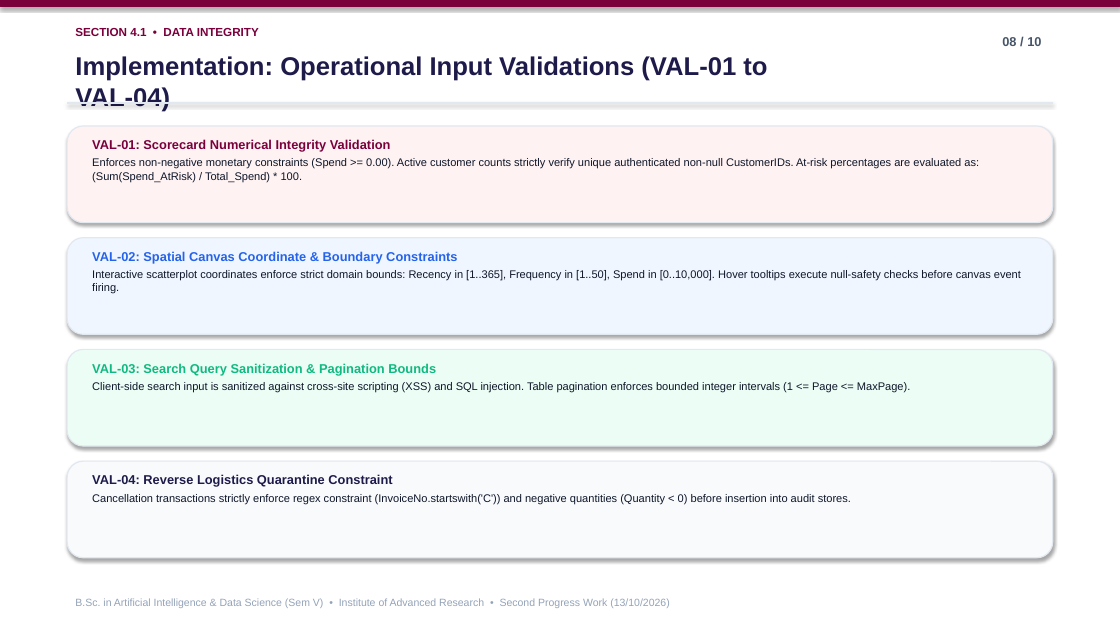
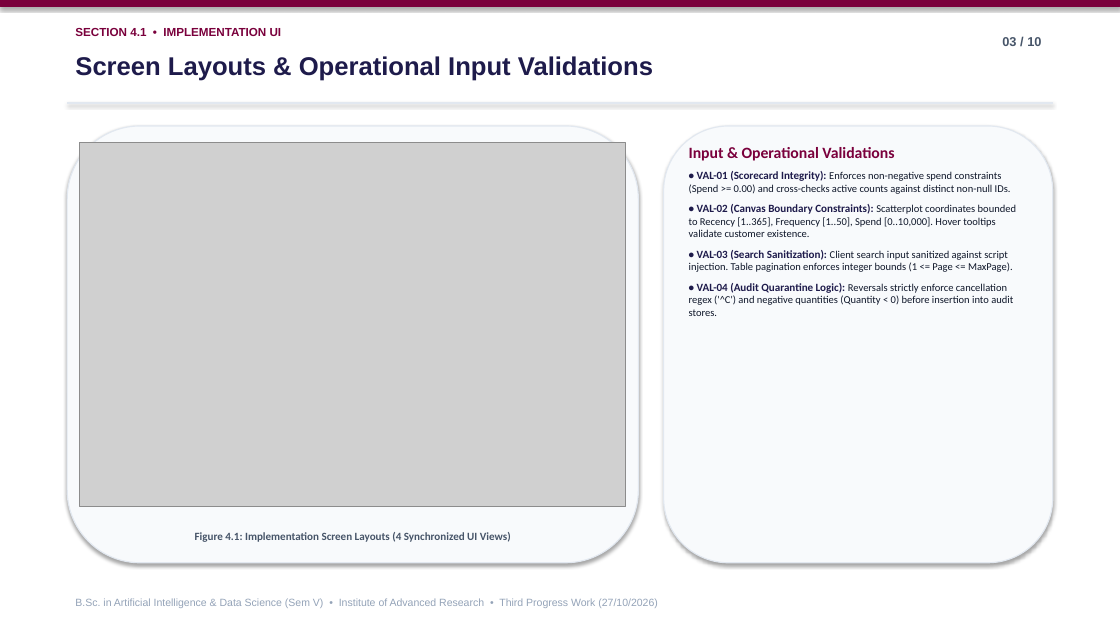
Before and after one commit to Deep-k-coder/ecommerce-rfm-analytics, a slide deck: slide 3 of Deep_Koshiya_ProjectPresentation.pptx (slide 8 before the commit). Drawn at 1120x630 pixels with LibreOffice and Linux fonts; fonts in the diff are those of the drawing; grey boxes stand for pictures. Boxes give left, top, right and bottom in pixels: in the first picture for what was removed or moved away, otherwise in the second. Text is boxed around its words. In the diff, an @@ line names an element or a change of style, - is before the commit and + after.

Commit message:
feat(phase3): deliver complete Third Progress Work (27/10/2026 - 10 Marks) report and presentation

```diff
--- a/Deep_Koshiya_ProjectPresentation.pptx
+++ b/Deep_Koshiya_ProjectPresentation.pptx
@@ text at bbox=[75, 28, 282, 36]: text changed @@
-SECTION 4.1 • DATA INTEGRITY
+SECTION 4.1 • IMPLEMENTATION UI
@@ text at bbox=[75, 56, 653, 81]: text changed @@
-Implementation: Operational Input Validations (VAL-01 to VAL-04)
+Screen Layouts & Operational Input Validations
@@ rounded rectangle: place and size @@
-rounded rectangle at bbox=[67, 126, 1053, 223]
+rounded rectangle at bbox=[67, 126, 639, 563]
@@ rounded rectangle at bbox=[67, 126, 639, 563]: fill #FEF2F2 to #F8FAFC @@
@@ picture added at bbox=[80, 143, 626, 507] @@
@@ text removed at bbox=[92, 139, 979, 182] @@
-VAL-01: Scorecard Numerical Integrity Validation
-Enforces non-negative monetary constraints (Spend >= 0.00). Active customer counts strictly verify unique authenticated non-null CustomerIDs. At-risk percentages are evaluated as: (Sum(Spend_AtRisk) / Total_Spend) * 100.
@@ rounded rectangle added at bbox=[664, 126, 1053, 563], fill #F8FAFC, outline #E2E8F0 1 pt @@
@@ text added at bbox=[689, 147, 1016, 316], 9 pt, text #0F172A @@
+Input & Operational Validations
+• VAL-01 (Scorecard Integrity): Enforces non-negative spend constraints (Spend >= 0.00) and cross-checks active counts against distinct non-null IDs.
+• VAL-02 (Canvas Boundary Constraints): Scatterplot coordinates bounded to Recency [1..365], Frequency [1..50], Spend [0..10,000]. Hover tooltips validate customer existence.
+• VAL-03 (Search Sanitization): Client search input sanitized against script injection. Table pagination enforces integer bounds (1 <= Page <= MaxPage).
+• VAL-04 (Audit Quarantine Logic): Reversals strictly enforce cancellation regex ('^C') and negative quantities (Quantity < 0) before insertion into audit stores.
@@ rounded rectangle removed at bbox=[67, 238, 1053, 334] @@
@@ text removed at bbox=[92, 251, 1021, 294] @@
-VAL-02: Spatial Canvas Coordinate & Boundary Constraints
-Interactive scatterplot coordinates enforce strict domain bounds: Recency in [1..365], Frequency in [1..50], Spend in [0..10,000]. Hover tooltips execute null-safety checks before canvas event firing.
@@ rounded rectangle removed at bbox=[67, 350, 1053, 446] @@
@@ text removed at bbox=[92, 363, 910, 392] @@
-VAL-03: Search Query Sanitization & Pagination Bounds
-Client-side search input is sanitized against cross-site scripting (XSS) and SQL injection. Table pagination enforces bounded integer intervals (1 <= Page <= MaxPage).
@@ rounded rectangle removed at bbox=[67, 461, 1053, 558] @@
@@ text removed at bbox=[92, 474, 851, 504] @@
-VAL-04: Reverse Logistics Quarantine Constraint
-Cancellation transactions strictly enforce regex constraint (InvoiceNo.startswith('C')) and negative quantities (Quantity < 0) before insertion into audit stores.
@@ text added at bbox=[195, 532, 511, 542], 9.5 pt, text #475569, bold @@
+Figure 4.1: Implementation Screen Layouts (4 Synchronized UI Views)
@@ text at bbox=[75, 598, 658, 608]: text changed @@
-B.Sc. in Artificial Intelligence & Data Science (Sem V) • Institute of Advanced Research • Second Progress Work (13/10/2026)
+B.Sc. in Artificial Intelligence & Data Science (Sem V) • Institute of Advanced Research • Third Progress Work (27/10/2026)
```
Also in this commit, not shown: 5 other slides changed, 4 slides added, 4 slides removed, 20 other files.
